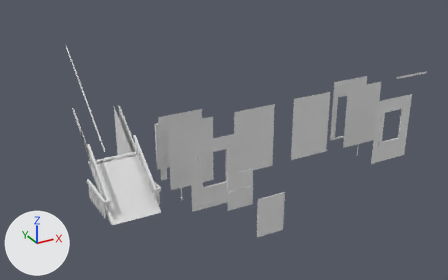
An edit to the Blender file resources/meshes/static/craftsmanWalls.blend, drawn before and after from the same camera.
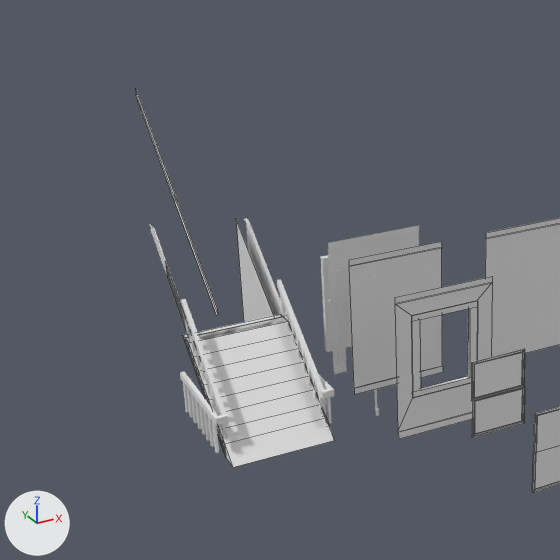
There are two pictures of each version: one whole from a 50 mm camera at (-10.02, -24.03, 12.22) aimed at (1.17, -3.68, 2.05), one close up on the part from 0% to 60% of the width and 0% to 96% of the height. The axes (+X, +Y, +Z) are drawn at lower left. The lights are the same throughout. The close-ups show mesh edges as thin lines.

Script lines for the objects in view, before the commit:
```python
me_craftsmanstairwallcornerleft_002 = bpy.data.meshes.new('craftsmanStairWallCornerLeft.002')
me_craftsmanstairwallcornerleft_002.from_pydata([(0.95, -1.0, -0.05), (0.95, 1.0, 1.45), (0.95, 1.0, -0.05)], [], [(0, 1, 2)])
me_craftsmanstairwallsideleft_002 = bpy.data.meshes.new('craftsmanStairWallSideLeft.002')
me_craftsmanstairwallsideleft_002.from_pydata([(0.95, -1.0, -0.05), (0.95, -1.0, 1.45), (0.95, 1.0, 2.95), (0.95, 1.0, -0.05)], [], [(0, 1, 2, 3)])
me_craftsmanwindow = bpy.data.meshes.new('craftsmanWindow')
me_craftsmanwindow.from_pydata(...)  # 36 vertices, 28 faces; spans x -0.52..0.52, y 0.95..0.975, z 0.91..2.35
me_stairscollision = bpy.data.meshes.new('stairsCollision')
me_stairscollision.from_pydata([(-1.0, -1.0, -0.1), (-1.0, 1.13, 1.5), (1.0, -1.0, -0.1), (1.0, 1.13, 1.5), (-1.0, -1.38, -0.1), (1.0, -1.38, -0.1), (-1.0, 0.75, 1.5), (1.0, 0.75, 1.5)], [], [(0, 4, 6, 1), (5, 4, 0, 2), (0, 1, 3, 2), (5, 7, 6, 4), (2, 3, 7, 5), (1, 6, 7, 3)])
ob_craftsmanstairwallcornernotrim = bpy.data.objects.new('craftsmanStairWallCornerNoTrim', me_craftsmanstairwallcornerleft_002)
ob_craftsmanstairwallcornernotrim.location = (-3.1, -3.0, 0.0)
ob_craftsmanstairwallsidenotrim = bpy.data.objects.new('craftsmanStairWallSideNoTrim', me_craftsmanstairwallsideleft_002)
ob_craftsmanstairwallsidenotrim.location = (-3.1, -1.0, 0.0)
ob_craftsmanwindow = bpy.data.objects.new('craftsmanWindow', me_craftsmanwindow)
ob_craftsmanwindow.location = (0.0, -10.0, 0.0)
ob_stairscollision = bpy.data.objects.new('stairsCollision', me_stairscollision)
ob_stairscollision.location = (-3.0, -3.0, 0.0)
# also in view: 'craftsmanFloorRailingLeft' at (-4.04, -3.04, 0.4); 'craftsmanStairsRailingRight' at (-2.04, -3.0, 1.24); 'craftsmanWindowDouble' at (0.0, -7.03, 1.63); 'craftsmanWallNoBaseboard' at (3.0, -3.06, 1.42); 'craftsmanWall' at (0.0, -3.06, 1.45)
```
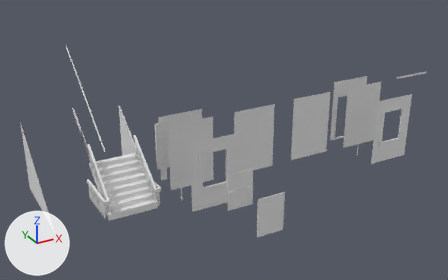
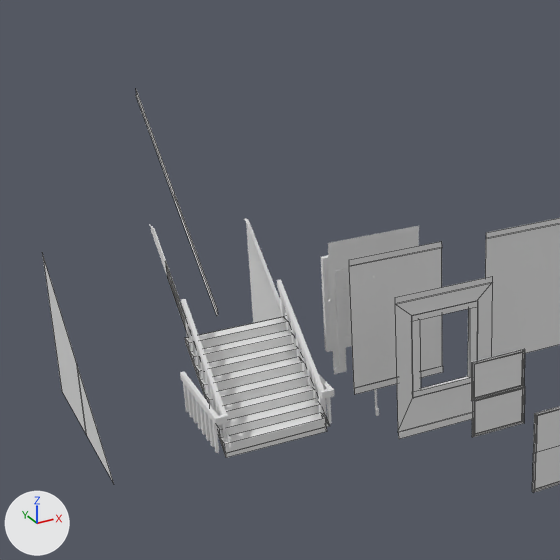
Where the newer file only moved an object's origin or applied its transform, the numbers keep the older frame.

Edits to the bpy script that builds the scene:
```text
Change ob_craftsmanstairwallcornernotrim:
    ob_craftsmanstairwallcornernotrim.location: (-3.1, -3.0, 0.0) -> (-5.11, -3.0, 0.0)
    ob_craftsmanstairwallcornernotrim.scale: (1.0, 1.0, 1.0) -> (-1.0, 1.0, 1.0)
Change ob_craftsmanstairwallsidenotrim:
    ob_craftsmanstairwallsidenotrim.location: (-3.1, -1.0, 0.0) -> (-5.11, -1.0, 0.0)
    ob_craftsmanstairwallsidenotrim.scale: (1.0, 1.0, 1.0) -> (-1.0, 1.0, 1.0)
Remove ob_stairscollision:
    ob_stairscollision = bpy.data.objects.new('stairsCollision', me_stairscollision)
    ob_stairscollision.location = (-3.0, -3.0, 0.0)
```

Pixel boxes (x1, y1, x2, y2) of what changed, in the close-ups (560 x 560 px):
'stairsCollision', deleted
    before: (183, 314, 335, 467)
'craftsmanStairWallSideNoTrim', moved, rescaled
    before: (236, 220, 274, 322)
    after: (42, 253, 86, 433)
'craftsmanStairWallCornerNoTrim', moved, rescaled (not visible before)
    after: (77, 366, 114, 483)
'craftsmanStairs', unchanged, uncovered by the edit
    before: (185, 317, 322, 457)
    after: (185, 317, 327, 458)
